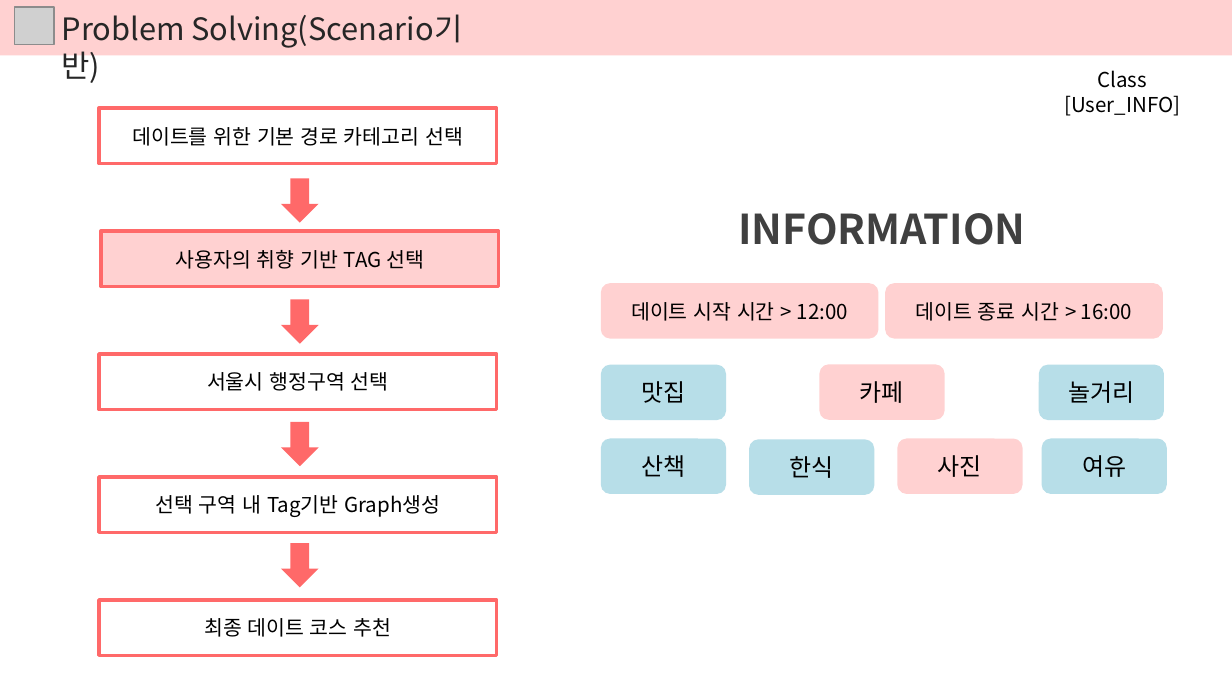
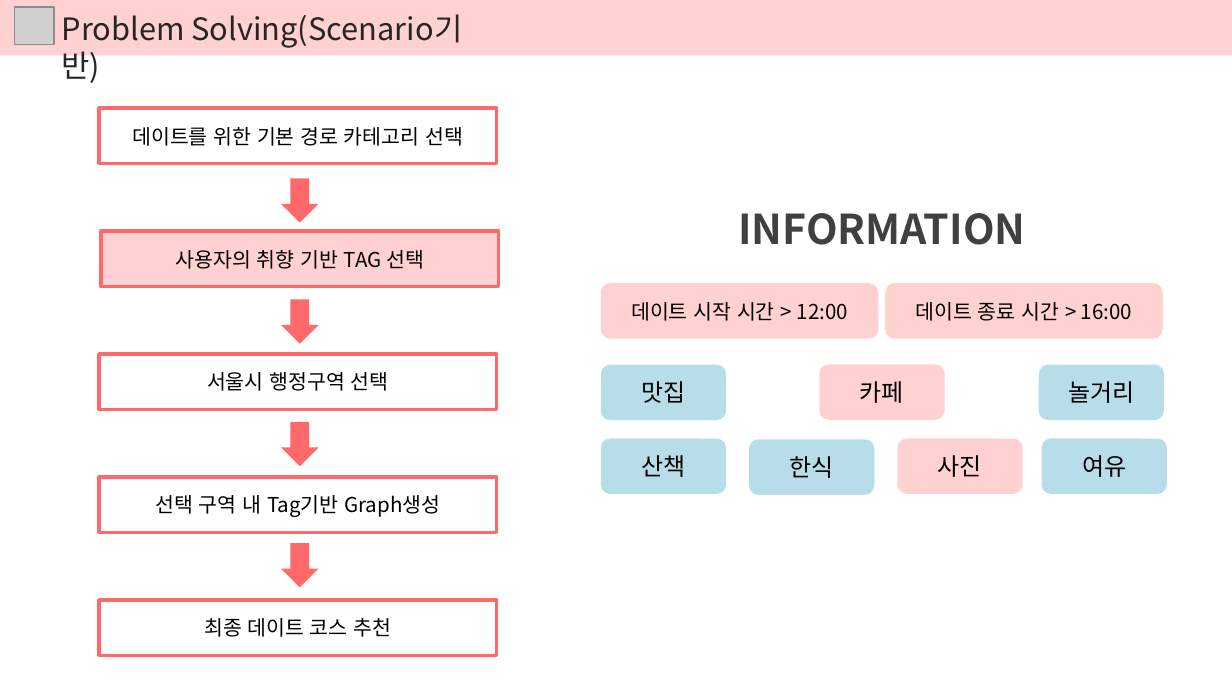
Before and after one commit to DokyeongKwon/DataStructureDesign-2018-2, a slide deck: slide 14 of 02. Problem Solving/서울 데이트 코스 추천 Problem Solving.pptx (slide 16 before the commit). Drawn at 1232x693 pixels with LibreOffice and Linux fonts; fonts in the diff are those of the drawing; grey boxes stand for pictures. Boxes give left, top, right and bottom in pixels: in the first picture for what was removed or moved away, otherwise in the second. Text is boxed around its words. In the diff, an @@ line names an element or a change of style, - is before the commit and + after.

```diff
--- a/02. Problem Solving/서울 데이트 코스 추천 Problem Solving.pptx
+++ b/02. Problem Solving/서울 데이트 코스 추천 Problem Solving.pptx
@@ text removed at bbox=[1064, 70, 1180, 116] @@
-Class [User_INFO]
```
Also in this commit, not shown: 9 other slides changed, 4 slides added.
